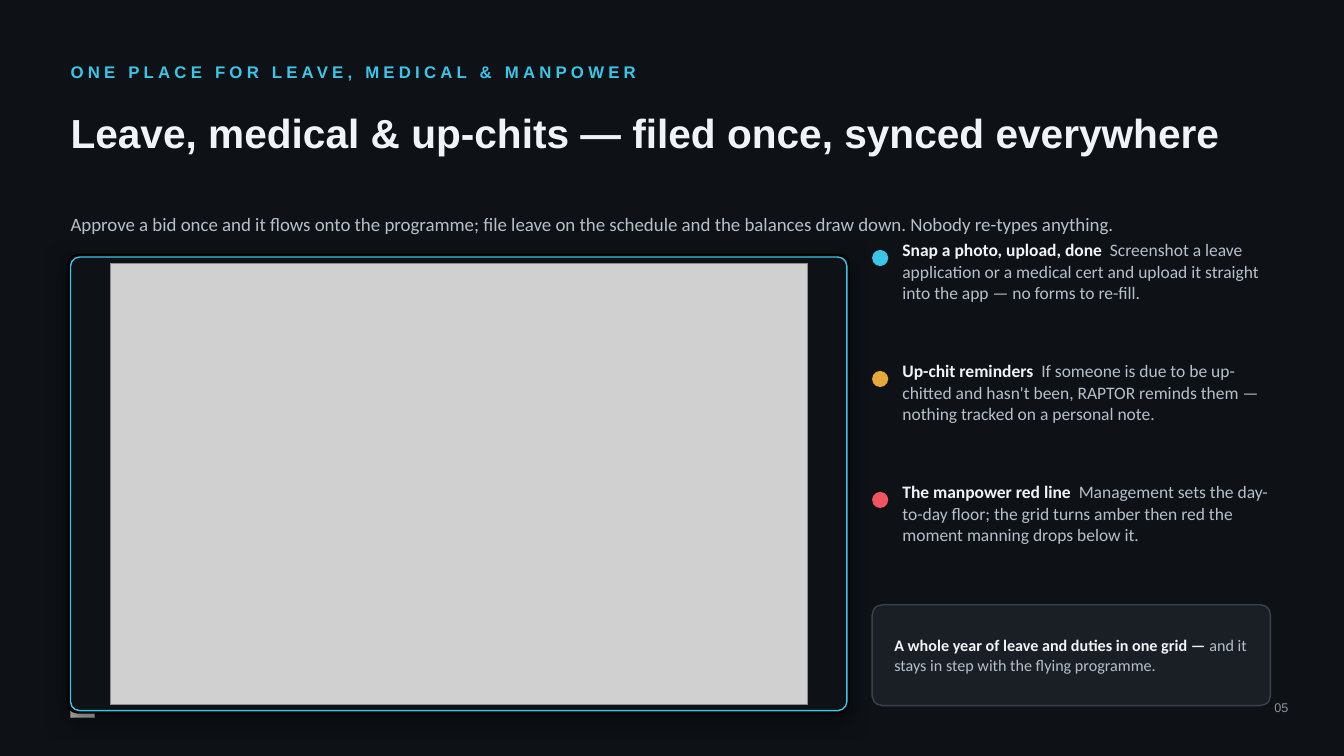
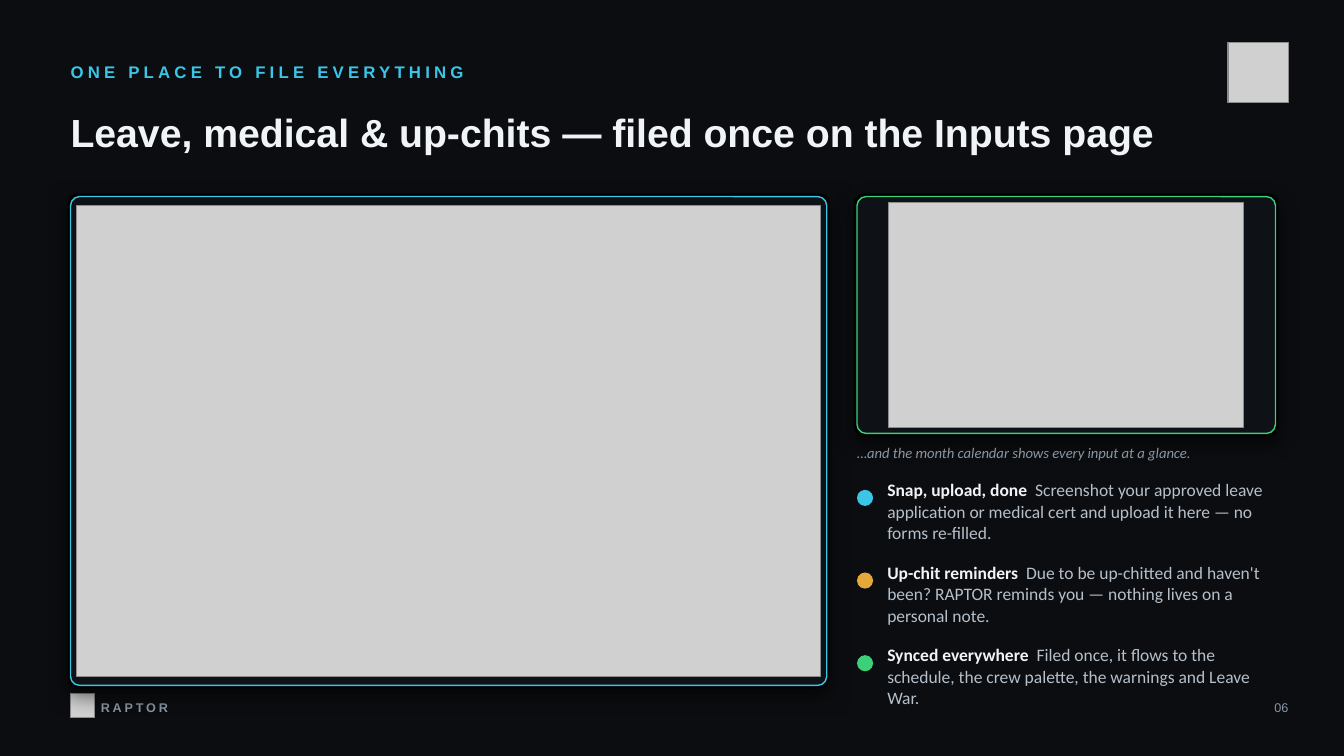
Before and after one commit to seejiaokai/Raptor, a slide deck: slide 6 of RAPTOR-Command-Brief.pptx (slide 5 before the commit). Drawn at 1344x756 pixels with LibreOffice and Linux fonts; fonts in the diff are those of the drawing; grey boxes stand for pictures. Boxes give left, top, right and bottom in pixels: in the first picture for what was removed or moved away, otherwise in the second. Text is boxed around its words. In the diff, an @@ line names an element or a change of style, - is before the commit and + after.

```diff
--- a/RAPTOR-Command-Brief.pptx
+++ b/RAPTOR-Command-Brief.pptx
@@ background #0E1116 to #0B0D10 @@
@@ picture added at bbox=[1228, 42, 1289, 103] @@
@@ text at bbox=[71, 66, 463, 78]: text changed @@
-ONE PLACE FOR LEAVE, MEDICAL & MANPOWER
+ONE PLACE TO FILE EVERYTHING
@@ text at bbox=[71, 118, 1153, 155]: text changed; size 29 to 28 pt @@
-Leave, medical & up-chits — filed once, synced everywhere
+Leave, medical & up-chits — filed once on the Inputs page
@@ rounded rectangle: place and size @@
-rounded rectangle at bbox=[68, 254, 850, 714]
+rounded rectangle at bbox=[68, 194, 830, 689]
@@ rounded rectangle at bbox=[68, 194, 830, 689]: proportions changed @@
@@ rounded rectangle at bbox=[71, 197, 827, 686]: proportions changed @@
@@ rounded rectangle: place and size @@
-rounded rectangle at bbox=[71, 257, 847, 711]
+rounded rectangle at bbox=[71, 197, 827, 686]
@@ picture: place and size @@
-picture at bbox=[110, 263, 808, 705]
+picture at bbox=[77, 206, 821, 677]
@@ rounded rectangle added at bbox=[854, 194, 1278, 437], fill #000000 @@
@@ rounded rectangle added at bbox=[857, 197, 1275, 434], fill #0E1116, outline #3BD07A 1 pt @@
@@ picture added at bbox=[888, 203, 1243, 427] @@
@@ text removed at bbox=[71, 218, 1113, 234] @@
-Approve a bid once and it flows onto the programme; file leave on the schedule and the balances draw down. Nobody re-types anything.
@@ ellipse removed at bbox=[872, 250, 888, 266] @@
@@ text added at bbox=[857, 448, 1191, 461], 10.5 pt, text #8A96A3, italic @@
+…and the month calendar shows every input at a glance.
@@ ellipse: place and size @@
-ellipse at bbox=[872, 492, 888, 508]
+ellipse at bbox=[857, 490, 873, 506]
@@ ellipse at bbox=[857, 490, 873, 506]: fill #F0555F to #3BC6E8 @@
@@ text at bbox=[887, 483, 1262, 539]: text changed @@
-Snap a photo, upload, done Screenshot a leave application or a medical cert and upload it straight into the app — no forms to re-fill.
+Snap, upload, done Screenshot your approved leave application or medical cert and upload it here — no forms re-filled.
@@ text removed at bbox=[902, 485, 1268, 544] @@
-The manpower red line Management sets the day-to-day floor; the grid turns amber then red the moment manning drops below it.
@@ text at bbox=[887, 566, 1260, 625]: text changed @@
-Up-chit reminders If someone is due to be up-chitted and hasn't been, RAPTOR reminds them — nothing tracked on a personal note.
+Up-chit reminders Due to be up-chitted and haven't been? RAPTOR reminds you — nothing lives on a personal note.
@@ ellipse: place and size @@
-ellipse at bbox=[872, 371, 888, 387]
+ellipse at bbox=[857, 573, 873, 589]
@@ rounded rectangle removed at bbox=[872, 605, 1270, 706] @@
@@ ellipse added at bbox=[857, 655, 873, 671], fill #3BD07A @@
@@ text added at bbox=[887, 648, 1250, 704], 12.5 pt, text #B6C0CB @@
+Synced everywhere Filed once, it flows to the schedule, the crew palette, the warnings and Leave War.
@@ text removed at bbox=[894, 639, 1247, 674] @@
-A whole year of leave and duties in one grid — and it stays in step with the flying programme.
```
Also in this commit, not shown: 3 other slides changed, 3 slides added, 1 slide removed.
